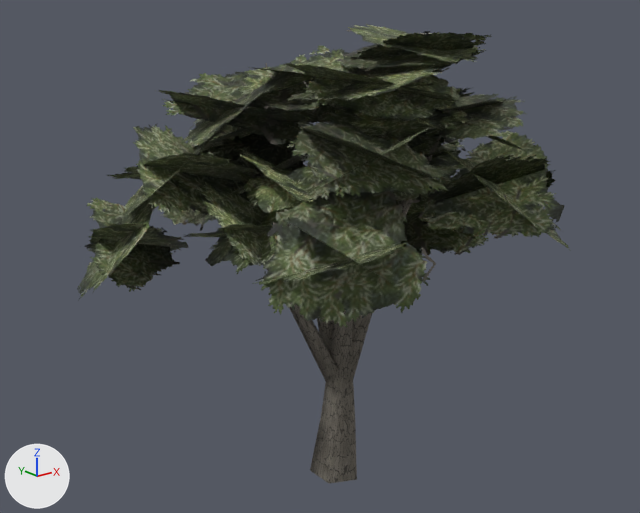
One commit to the glTF model assets/trees/white-willow.glb: the scene before it, then after it.
Before and after are seen from a 50 mm camera at (-8.54, -10.26, 7.88) aimed at (-0.04, 0.37, 3.62). Every picture has the same lights, and +X, +Y and +Z are marked at lower left. The older version comes first. Vertices at exactly the same position are counted once.

In view in the first picture: 'white_willow_foliage', 'white_willow_wood'.
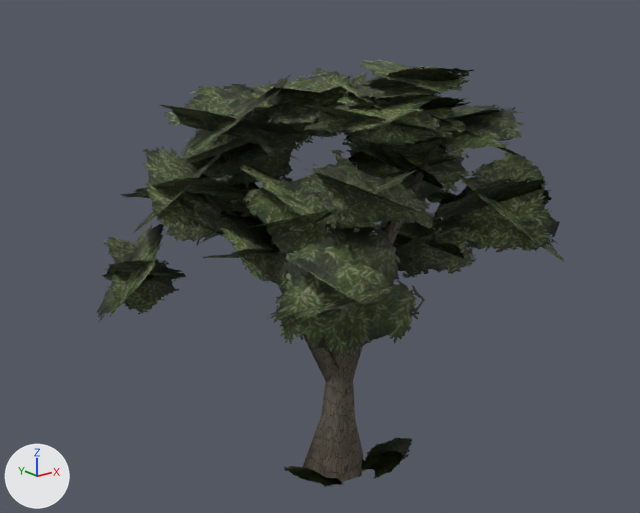
Boxes [x1, y1, x2, y2] around the edits, measured in the pictures (640 x 513 px; the box of a moved part takes in the faces that stretch with it):
```json
{"object": "white_willow_foliage", "change": "recoloured, reshaped", "before": [77, 24, 571, 328], "after": [97, 59, 564, 487], "on screen": "41% taller"}
{"object": "white_willow_wood", "change": "reshaped", "before": [263, 134, 442, 484], "after": [202, 144, 437, 487]}
{"part": 1, "of": "me_white_willow_wood", "change": "moved or reshaped", "before": [310, 417, 357, 484], "after": [303, 417, 363, 487]}
{"part": 2, "of": "me_white_willow_foliage", "change": "moved or reshaped", "before": [77, 24, 570, 328], "after": [97, 59, 564, 487]}
```

The change, as JSON lines over the scene's bpy script:
```json
{"block": "mat_white_willow_bark", "change": "nodes: BsdfPrincipled, OutputMaterial, TexImage"}
{"block": "mat_white_willow_bark", "change": "nodes: BsdfPrincipled, Mix x2, OutputMaterial, TexImage, VertexColor"}
{"block": "mat_white_willow_bark", "change": "colours: light grey #e3ded3, mixed with the vertex colours"}
{"block": "mat_white_willow_foliage_cards", "change": "nodes: BsdfPrincipled, Math x2, OutputMaterial, TexImage"}
{"block": "mat_white_willow_foliage_cards", "change": "nodes: BsdfPrincipled, Math x3, Mix x2, OutputMaterial, TexImage, VertexColor"}
{"block": "mat_white_willow_foliage_cards", "change": "colours: white #e1ecda, mixed with the vertex colours"}
{"block": "me_white_willow_wood", "where": "# used by ob_white_willow_wood; location = (0.0, 0.0, 0.0)"}
{"op": "remove", "block": "me_white_willow_wood", "code": "me_white_willow_wood.from_pydata(...)  # 51 vertices, 65 faces; spans x -1.99..1.69, y -1.47..2.03, z -0.15..5.87"}
{"op": "add", "block": "me_white_willow_wood", "code": "me_white_willow_wood.from_pydata(...)  # 51 vertices, 65 faces; spans x -1.99..1.69, y -1.47..2.03, z -0.04..5.87"}
{"block": "me_white_willow_wood", "change": "me_white_willow_wood part 1"}
{"op": "set", "path": "me_white_willow_wood.vertices[0].co", "old": "(0.43, 0.0, -0.15)", "new": "(0.64, 0.0, -0.04)", "note": "not seen -> pixel (363, 454)"}
{"op": "set", "path": "me_white_willow_wood.vertices[1].co", "old": "(0.13, 0.41, -0.12)", "new": "(0.18, 0.56, -0.03)"}
{"op": "set", "path": "me_white_willow_wood.vertices[2].co", "old": "(-0.35, 0.25, -0.09)", "new": "(-0.45, 0.33, -0.03)", "note": "pixel (310, 470) -> pixel (302, 467)"}
{"op": "set", "path": "me_white_willow_wood.vertices[3].co", "old": "(-0.35, -0.25, -0.11)", "new": "(-0.53, -0.39, -0.03)", "note": "pixel (328, 483) -> pixel (325, 487)"}
{"op": "set", "path": "me_white_willow_wood.vertices[4].co", "old": "(0.13, -0.41, -0.14)", "new": "(0.16, -0.5, -0.04)", "note": "pixel (356, 479) -> pixel (361, 476)"}
{"op": "set", "path": "me_white_willow_wood.vertices[5].co", "old": "(0.43, 0.0, -0.15)", "new": "(0.64, 0.0, -0.04)", "note": "not seen -> pixel (363, 454)"}
{"block": "me_white_willow_foliage", "where": "# used by ob_white_willow_foliage; location = (0.0, 0.0, 0.0)"}
{"op": "remove", "block": "me_white_willow_foliage", "code": "me_white_willow_foliage.from_pydata(...)  # 264 vertices, 132 faces; spans x -4.11..4.1, y -3.5..4.13, z 2.98..7.25"}
{"op": "add", "block": "me_white_willow_foliage", "code": "me_white_willow_foliage.from_pydata(...)  # 264 vertices, 132 faces; spans x -3.79..3.85, y -3.49..4.09, z 0.01..6.76"}
{"block": "me_white_willow_foliage", "change": "me_white_willow_foliage part 2: 264 of 264 vertices moved; they spanned x -4.11..4.1, y -3.5..4.13, z 2.98..7.25 and now span x -3.79..3.85, y -3.49..4.09, z 0.01..6.76; mean shift (0.01, -0.02, -0.41)"}
{"block": "me_white_willow_foliage", "change": "me_white_willow_foliage part 3: vertex colours changed"}
```
